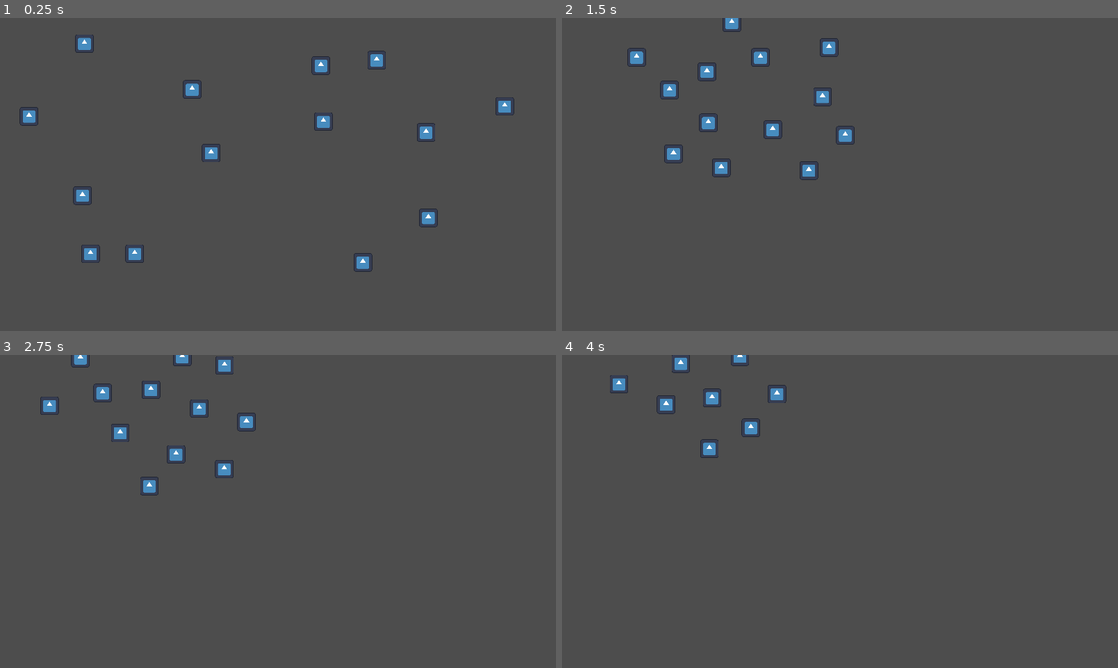
Above: before the commit, frames 1-4 (two rows, left to right).
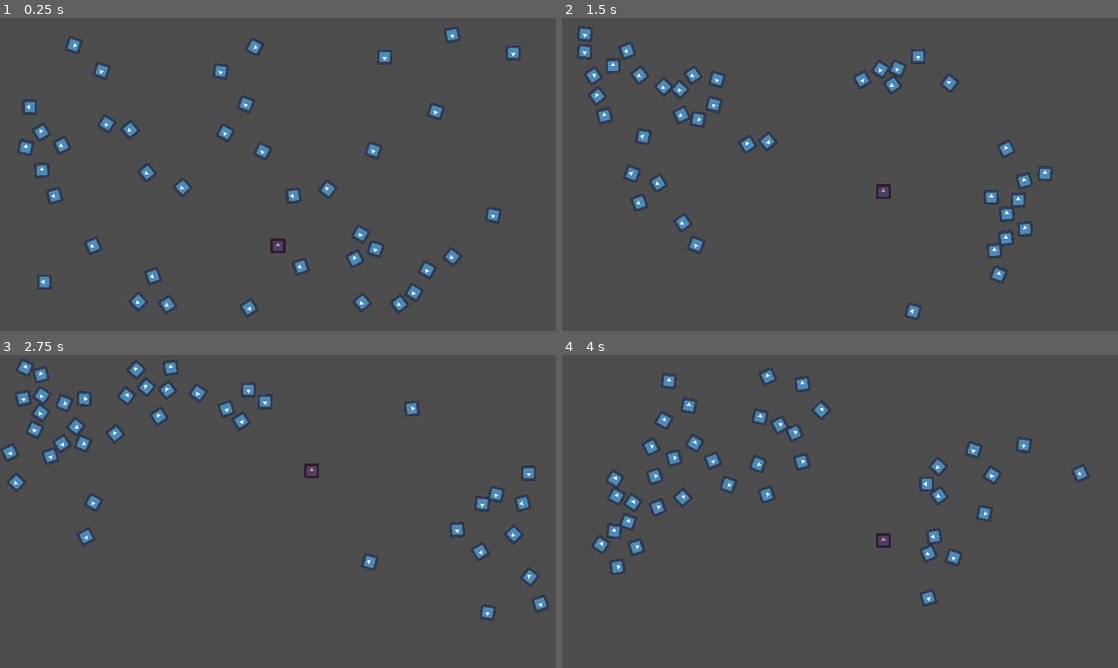
Above: after the commit, the same moments.

Repository: Applehand/flocking-sim-godot
Game: Godot game, scene res://scenes/main.tscn
Same seed, same stepped clock (60 frames per second), same inputs: the game is played once before the commit and once after it. Before the commit the project has no main scene; this scene is started directly in both runs. The engine's default icon, where the game draws it, is replaced by a stand-in: a white triangle on a blue panel in a dark square.
Inputs (mouse positions are in pixels of both pictures, inside the frame that each line leads up to):
- Up to frame 1 (0.25 s): no input
- Up to frame 2 (1.5 s): move the mouse to (962, 158) at 0.52 s; hold Space (dash, bound only after the commit) 0.53-1.28 s; move the mouse to (728, 190) at 1.27 s; tap Space (dash, bound only after the commit) at 1.35 s
- Up to frame 3 (2.75 s): move the mouse to (333, 442) at 2.02 s; hold Space (dash, bound only after the commit) from 2.03 s (still down)
- Up to frame 4 (4 s): move the mouse to (812, 574) at 2.77 s; release Space (dash, bound only after the commit) at 2.78 s; tap Space (dash, bound only after the commit) at 2.85 s; move the mouse to (1006, 558) at 3.52 s; hold Space (dash, bound only after the commit) from 3.53 s (still down)

The runs differ from the first frame. In frame 1, 4.5% of the frame differs, in the area x 3-94%, y 2-96%; in frame 2, 4.4%; in frame 3, 4.1%; in frame 4, 3.9%.

Commit message:
better boids plus player

Diff:
--- a/project.godot
+++ b/project.godot
@@ -11,6 +11,7 @@
 [application]
 
 config/name="flocking-sim-godot"
+run/main_scene="res://scenes/main.tscn"
 config/features=PackedStringArray("4.2", "GL Compatibility")
 config/icon="res://icon.svg"
 
@@ -21,6 +22,18 @@
 window/stretch/mode="canvas_items"
 window/stretch/aspect="expand"
 
+[editor]
+
+movie_writer/movie_file="/Users/applehand/Godot/flocking-sim-godot/flocking-sim-godot/clip.avi"
+
+[input]
+
+dash={
+"deadzone": 0.5,
+"events": [Object(InputEventKey,"resource_local_to_scene":false,"resource_name":"","device":-1,"window_id":0,"alt_pressed":false,"shift_pressed":false,"ctrl_pressed":false,"meta_pressed":false,"pressed":false,"keycode":0,"physical_keycode":32,"key_label":0,"unicode":32,"echo":false,"script":null)
+]
+}
+
 [physics]
 
 2d/default_gravity_vector=Vector2(2.08165e-12, 2.08165e-12)
--- a/scenes/Boid.tscn
+++ b/scenes/Boid.tscn
@@ -4,14 +4,14 @@
 [ext_resource type="Texture2D" uid="uid://d2bova7umpsta" path="res://icon.svg" id="2_afch4"]
 
 [sub_resource type="CircleShape2D" id="CircleShape2D_2kkgw"]
-radius = 432.005
+radius = 264.002
 
 [sub_resource type="CircleShape2D" id="CircleShape2D_fpqhn"]
-radius = 109.073
+radius = 61.0082
 
 [sub_resource type="CapsuleShape2D" id="CapsuleShape2D_y4ht1"]
-radius = 39.0
-height = 78.0
+radius = 28.0
+height = 60.0
 
 [node name="Boid" type="RigidBody2D"]
 script = ExtResource("1_rcn3p")
@@ -30,8 +30,14 @@
 shape = SubResource("CapsuleShape2D_y4ht1")
 
 [node name="Sprite2D" type="Sprite2D" parent="."]
-scale = Vector2(0.5, 0.5)
+scale = Vector2(0.4, 0.4)
 texture = ExtResource("2_afch4")
+
+[node name="Label" type="Label" parent="."]
+offset_left = -19.0
+offset_top = -40.0
+offset_right = 21.0
+offset_bottom = -17.0
 
 [connection signal="body_entered" from="VisualRange" to="." method="_on_visual_range_entered"]
 [connection signal="body_exited" from="VisualRange" to="." method="_on_visual_range_exited"]
--- a/scenes/main.tscn
+++ b/scenes/main.tscn
@@ -1,49 +1,51 @@
-[gd_scene load_steps=3 format=3 uid="uid://dpyt08hhukwp5"]
+[gd_scene load_steps=7 format=3 uid="uid://dpyt08hhukwp5"]
 
 [ext_resource type="Script" path="res://scripts/main.gd" id="1_d3sgk"]
-[ext_resource type="PackedScene" uid="uid://dvv1j1nmdj4et" path="res://scenes/Boid.tscn" id="2_ivsh2"]
+[ext_resource type="PackedScene" uid="uid://dh1ltvja45grq" path="res://scenes/player.tscn" id="2_g0xw7"]
+
+[sub_resource type="RectangleShape2D" id="RectangleShape2D_86cxv"]
+size = Vector2(20, 1080)
+
+[sub_resource type="RectangleShape2D" id="RectangleShape2D_jju1f"]
+size = Vector2(1920, 20)
+
+[sub_resource type="RectangleShape2D" id="RectangleShape2D_ccfog"]
+size = Vector2(20, 1080)
+
+[sub_resource type="RectangleShape2D" id="RectangleShape2D_mcioo"]
+size = Vector2(1920, 20)
 
 [node name="main" type="Node2D"]
 script = ExtResource("1_d3sgk")
+num_boids = 40
 
-[node name="Boid" parent="." instance=ExtResource("2_ivsh2")]
-position = Vector2(945, 518)
+[node name="LeftBorder" type="StaticBody2D" parent="."]
+position = Vector2(2.08165e-12, 540)
+constant_linear_velocity = Vector2(10, 2.08165e-12)
 
-[node name="Boid2" parent="." instance=ExtResource("2_ivsh2")]
-position = Vector2(1046, 489)
+[node name="CollisionShape2D" type="CollisionShape2D" parent="LeftBorder"]
+shape = SubResource("RectangleShape2D_86cxv")
 
-[node name="Boid3" parent="." instance=ExtResource("2_ivsh2")]
-position = Vector2(1184, 121)
+[node name="TopBorder" type="StaticBody2D" parent="."]
+position = Vector2(960, 2.08165e-12)
+constant_linear_velocity = Vector2(2.08165e-12, 10)
 
-[node name="Boid4" parent="." instance=ExtResource("2_ivsh2")]
-position = Vector2(307, 637)
+[node name="CollisionShape2D" type="CollisionShape2D" parent="TopBorder"]
+shape = SubResource("RectangleShape2D_jju1f")
 
-[node name="Boid5" parent="." instance=ExtResource("2_ivsh2")]
-position = Vector2(1279, 958)
+[node name="RightBorder" type="StaticBody2D" parent="."]
+position = Vector2(1920, 540)
+constant_linear_velocity = Vector2(-10, 2.08165e-12)
 
-[node name="Boid6" parent="." instance=ExtResource("2_ivsh2")]
-position = Vector2(1423, 94)
+[node name="CollisionShape2D" type="CollisionShape2D" parent="RightBorder"]
+shape = SubResource("RectangleShape2D_ccfog")
 
-[node name="Boid7" parent="." instance=ExtResource("2_ivsh2")]
-position = Vector2(691, 243)
+[node name="BottomBorder" type="StaticBody2D" parent="."]
+position = Vector2(960, 1080)
+constant_linear_velocity = Vector2(2.08165e-12, -10)
 
-[node name="Boid8" parent="." instance=ExtResource("2_ivsh2")]
-position = Vector2(320, 922)
+[node name="CollisionShape2D" type="CollisionShape2D" parent="BottomBorder"]
+shape = SubResource("RectangleShape2D_mcioo")
 
-[node name="Boid9" parent="." instance=ExtResource("2_ivsh2")]
-position = Vector2(1654, 775)
-
-[node name="Boid10" parent="." instance=ExtResource("2_ivsh2")]
-position = Vector2(1589, 444)
-
-[node name="Boid11" parent="." instance=ExtResource("2_ivsh2")]
-position = Vector2(1972, 301)
-
-[node name="Boid12" parent="." instance=ExtResource("2_ivsh2")]
-position = Vector2(284, 8)
-
-[node name="Boid13" parent="." instance=ExtResource("2_ivsh2")]
-position = Vector2(29, 367)
-
-[node name="Boid14" parent="." instance=ExtResource("2_ivsh2")]
-position = Vector2(560, 929)
+[node name="player" parent="." instance=ExtResource("2_g0xw7")]
+position = Vector2(960, 836)
--- /dev/null
+++ b/scenes/player.tscn
@@ -0,0 +1,23 @@
+[gd_scene load_steps=4 format=3 uid="uid://dh1ltvja45grq"]
+
+[ext_resource type="Script" path="res://scripts/player.gd" id="1_hmxu5"]
+[ext_resource type="Texture2D" uid="uid://d2bova7umpsta" path="res://icon.svg" id="1_quwxm"]
+
+[sub_resource type="CircleShape2D" id="CircleShape2D_nyveq"]
+radius = 29.0
+
+[node name="player" type="CharacterBody2D"]
+motion_mode = 1
+script = ExtResource("1_hmxu5")
+
+[node name="CollisionShape2D" type="CollisionShape2D" parent="."]
+shape = SubResource("CircleShape2D_nyveq")
+
+[node name="Sprite2D" type="Sprite2D" parent="."]
+modulate = Color(1, 0.470588, 0.533333, 1)
+scale = Vector2(0.4, 0.4)
+texture = ExtResource("1_quwxm")
+
+[node name="Timer" type="Timer" parent="."]
+
+[connection signal="timeout" from="Timer" to="." method="_on_timer_timeout"]
--- a/scripts/Boid.gd
+++ b/scripts/Boid.gd
@@ -3,31 +3,70 @@
 
 @onready var visual_range = $VisualRange
 @onready var protected_range = $ProtectedRange
+@onready var label: Label = $Label
+@onready var sprite: Sprite2D = $Sprite2D
 
-@export var min_speed: int = 10
-@export var max_speed: int = 50
+@export var min_speed: int = 4
+@export var max_speed: int = 8
 @export var turning_speed: int = 2
-@export var separation_strength: float = 0.05
-@export var alignment_strength: float = 0.05
-@export var centering_strength: float = 0.005
+@export var separation_strength: float = 0.002
+@export var alignment_strength: float = 0.0025
+@export var centering_strength: float = 0.0006
+@export var player_separation_strength: float = 0.003
 
 var boids_in_visual_range: Array[Boid]
 var boids_in_protected_range: Array[Boid]
+var player_body: CharacterBody2D
 
 
-func _physics_process(delta):
-	var x_pos_avg: int
-	var y_pos_avg: int
+func _physics_process(_delta):
+	calculate_position(player_body)
+
+
+func _on_visual_range_entered(body) -> void:
+	if body is Boid:
+		boids_in_visual_range.append(body)
+	if body is CharacterBody2D:
+		player_body = body
+
+
+func _on_visual_range_exited(body) -> void:
+	if body is Boid:
+		boids_in_visual_range.erase(body)
+	if body is CharacterBody2D:
+		player_body = null
+
+
+func _on_protected_range_entered(body) -> void:
+	if body is Boid:
+		boids_in_protected_range.append(body)
+
+
+func _on_protected_range_exited(body) -> void:
+	if body is Boid:
+		boids_in_protected_range.erase(body)
+
+
+func calculate_position(player_body):
+	var x_pos_avg: float = 0
+	var y_pos_avg: float = 0
 	var x_vel_avg: float = 0
 	var y_vel_avg: float = 0
 	var num_boids_in_vision: int = len(boids_in_visual_range)
 	var sep_dist_x: int = 0
 	var sep_dist_y: int = 0
+	var player_sep_dist_x: int = 0
+	var player_sep_dist_y: int = 0
 
 	# Adding up separation distances for boids within protected range
 	for boid in boids_in_protected_range:
 		sep_dist_x += self.position.x - boid.position.x
 		sep_dist_y += self.position.y - boid.position.y
+
+	# Also avoiding the player, if visible
+	if player_body:
+		player_sep_dist_x += self.position.x - player_body.position.x
+		player_sep_dist_y += self.position.y - player_body.position.y
 
 	# Getting average positions and velocities for boids in view
 	for boid in boids_in_visual_range:
@@ -44,6 +83,8 @@
 	# Separation velocity calcs
 	self.linear_velocity.x += sep_dist_x * separation_strength
 	self.linear_velocity.y += sep_dist_y * separation_strength
+	self.linear_velocity.x += player_sep_dist_x * player_separation_strength
+	self.linear_velocity.y += player_sep_dist_y * player_separation_strength
 
 	# Alignment velocity calcs
 	self.linear_velocity.x += (x_vel_avg - self.linear_velocity.x) * alignment_strength
@@ -53,25 +94,18 @@
 	self.linear_velocity.x += (x_pos_avg - self.position.x) * centering_strength
 	self.linear_velocity.y += (y_pos_avg - self.position.y) * centering_strength
 
+	# Speed constraints
+	var speed = sqrt(self.linear_velocity.x*self.linear_velocity.x + self.linear_velocity.y*self.linear_velocity.y)
+	if speed > max_speed:
+		self.linear_velocity.x = (self.linear_velocity.x/speed)*max_speed
+		self.linear_velocity.y = (self.linear_velocity.y/speed)*min_speed
+	if speed < min_speed:
+		self.linear_velocity.x = (self.linear_velocity.x/speed)*min_speed
+		self.linear_velocity.y = (self.linear_velocity.y/speed)*min_speed
+
+	# Sprite rotation update
+	sprite.rotation = lerp_angle(sprite.rotation, linear_velocity.angle(), 0.75)
+
 	# Final position update
 	self.position.x = self.position.x + self.linear_velocity.x
 	self.position.y = self.position.y + self.linear_velocity.y
-
-
-func _on_visual_range_entered(boid: Boid) -> void:
-	boids_in_visual_range.append(boid)
-
-
-
-func _on_visual_range_exited(boid: Boid) -> void:
-	boids_in_visual_range.erase(boid)
-
-
-
-func _on_protected_range_entered(boid: Boid) -> void:
-	boids_in_protected_range.append(boid)
-
-
-
-func _on_protected_range_exited(boid: Boid) -> void:
-	boids_in_protected_range.erase(boid)
--- a/scripts/main.gd
+++ b/scripts/main.gd
@@ -1,4 +1,13 @@
 extends Node2D
 
-func _ready():
-	print()
+@export var num_boids: int
+
+var boid_scene: PackedScene = preload("res://scenes/Boid.tscn")
+const WINDOW_X: int = 1920
+const WINDOW_Y: int = 1080
+
+func _ready() -> void:
+	for i in range(num_boids):
+		var boid: Boid = boid_scene.instantiate()
+		add_child(boid)
+		boid.position = Vector2(randi() % WINDOW_X, randi() % WINDOW_Y)
--- /dev/null
+++ b/scripts/player.gd
@@ -0,0 +1,25 @@
+extends CharacterBody2D
+
+@onready var timer: Timer = $Timer
+
+@export var speed = 200
+
+var mouse_pos = null
+
+
+func _physics_process(_delta: float) -> void:
+	velocity = Vector2.ZERO
+	mouse_pos = get_global_mouse_position()
+	var direction = (mouse_pos - position).normalized()
+	velocity = direction * speed
+	move_and_slide()
+
+func _input(event: InputEvent) -> void:
+	if event.is_action_pressed("dash"):
+		timer.start()
+		speed = 350
+
+
+
+func _on_timer_timeout() -> void:
+	speed = 200
